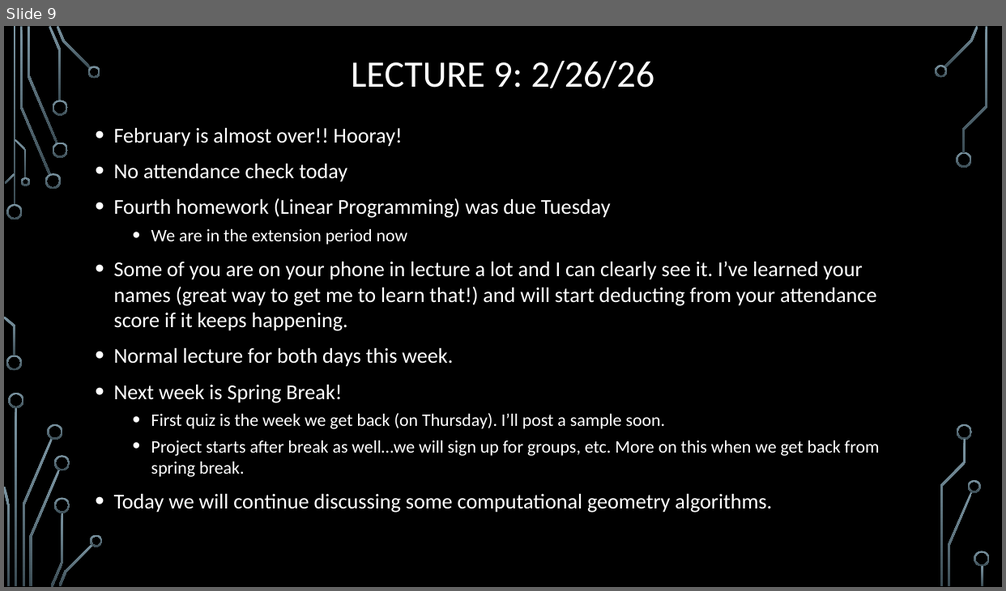
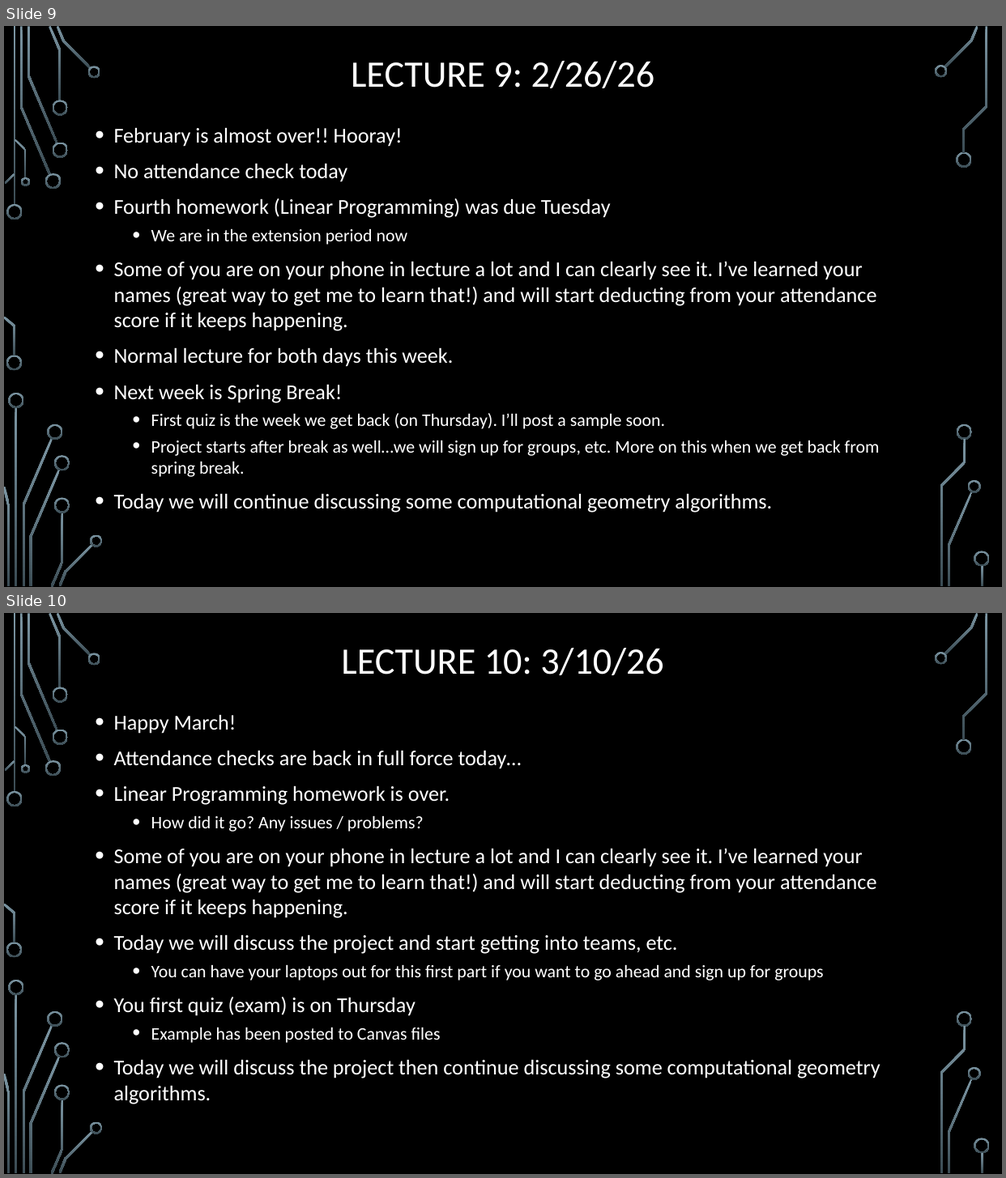
Before and after one commit to markfloryan/advAlgo, a slide deck: slides/00-DailyAnnouncements.pptx. Shown one above the other, each under a label of ours: slide 9 before the commit, slides 9 and 10 after it. The pictures are 1006x591 and 1006x1178 pixels, drawn with LibreOffice and Linux fonts; fonts in the diff are those of the drawing; background and template pictures are left out. Boxes give left, top, right and bottom in pixels: in the first picture for what was removed or moved away, otherwise in the second. Text is boxed around its words. In the diff, an @@ line names an element or a change of style, - is before the commit and + after.

```diff
--- a/slides/00-DailyAnnouncements.pptx
+++ b/slides/00-DailyAnnouncements.pptx
@@ slide 10 added at [4, 613, 1002, 1174], background picture (left out); not listed: 36 template elements that a slide beside it also shows @@
@@ title added at [341, 648, 664, 675], 36 pt, text #FFFFFF @@
+LECTURE 10: 3/10/26
@@ text added at [114, 714, 880, 1105], 20.4 pt, text #FFFFFF @@
+• Happy March!
+• Attendance checks are back in full force today…
+• Linear Programming homework is over.
+  • How did it go? Any issues / problems?
+• Some of you are on your phone in lecture a lot and I can clearly see it. I’ve learned your names (great way to get me to learn that!) and will start deducting from your attendance score if it keeps happening.
+• Today we will discuss the project and start getting into teams, etc.
+  • You can have your laptops out for this first part if you want to go ahead and sign up for groups
+• You first quiz (exam) is on Thursday
+  • Example has been posted to Canvas files
+• Today we will discuss the project then continue discussing some computational geometry algorithms.
```
Also in this commit, not shown: 1 other file.
